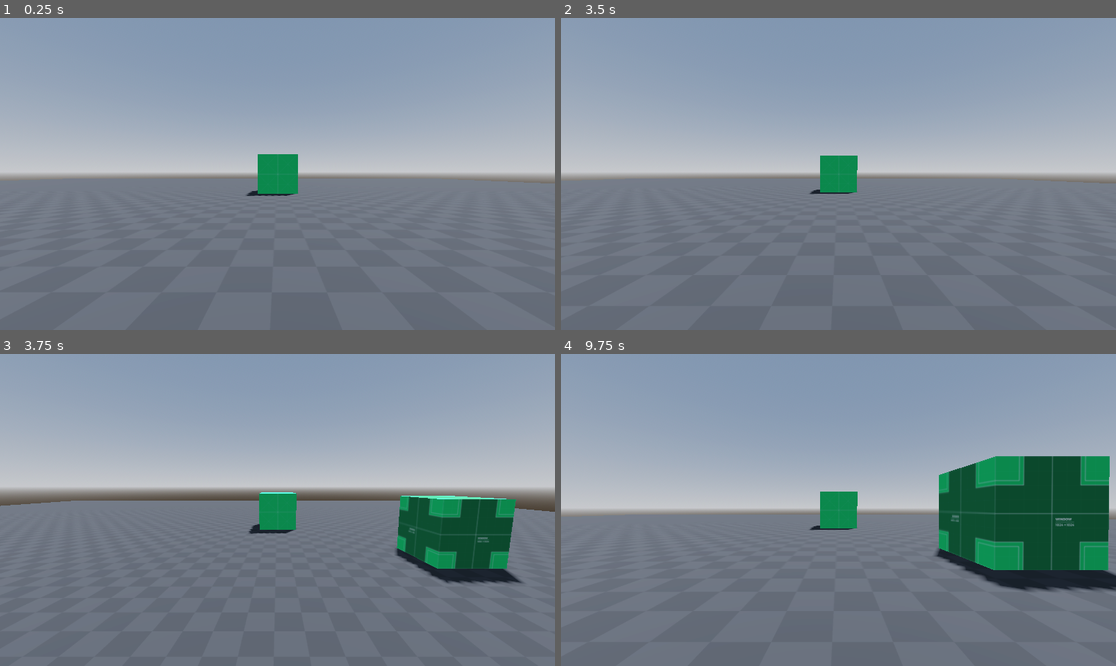
Above: before the commit, frames 1-4 (two rows, left to right).
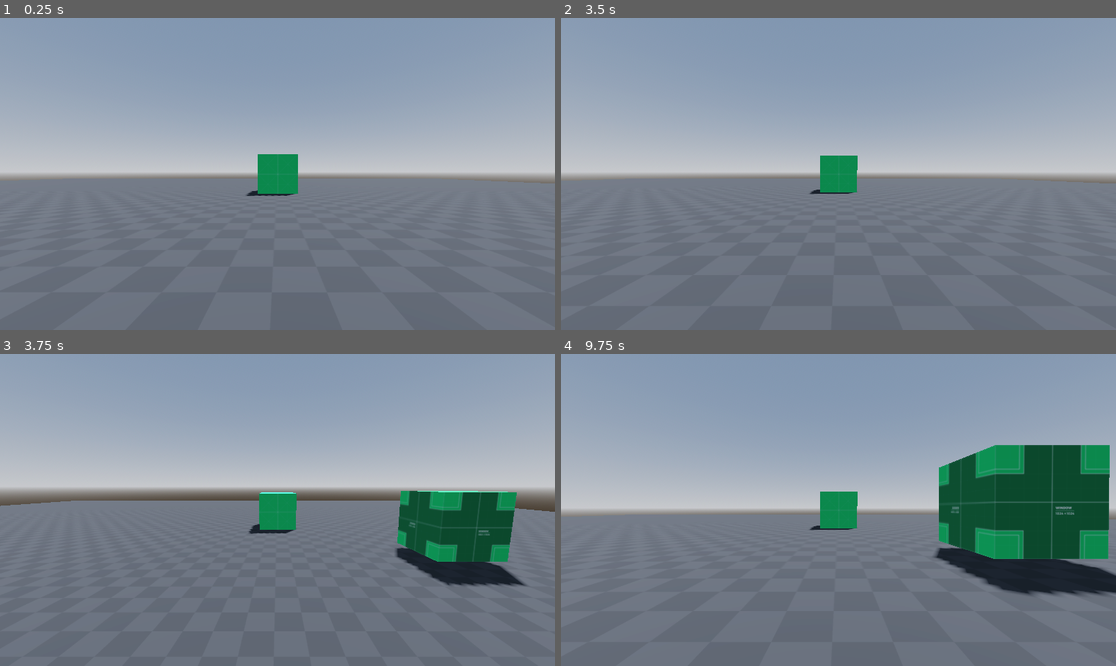
Above: after the commit, the same moments.

Repository: OscarPatchworth/BsOW
Game: Godot game, scene res://GodotExp.tscn
The game is run twice, just before and just after one commit, with the same random seed, the same clock (stepped at 60 frames per second) and the same inputs. The project has no main scene, so this scene is started directly.
Inputs (mouse positions are in pixels of both pictures, inside the frame that each line leads up to):
- Up to frame 1 (0.25 s): no input
- Up to frame 2 (3.5 s): tap Enter at 0.5, 2 s; move the mouse to (960, 158) at 0.52 s; hold Shift (shifting) 0.53-1.28 s; tap Space at 1.25, 2.75 s; move the mouse to (727, 189) at 1.27 s; tap S (cam_down) at 1.35 s; tap Shift (shifting) at 1.55, 3.05 s; move the mouse to (894, 105) at 2.02 s; hold Shift (shifting) 2.03-2.78 s; tap A (cam_left) at 2.1 s; move the mouse to (810, 236) at 2.77 s; tap D (cam_right) at 2.85 s
- Up to frame 3 (3.75 s): tap Enter at 3.5 s; move the mouse to (444, 556) at 3.52 s; hold Shift (shifting) from 3.53 s (still down); tap W (cam_up) at 3.6 s
- Up to frame 4 (9.75 s): tap Space at 4.25 s; move the mouse to (672, 463) at 4.27 s; release Shift (shifting) at 4.28 s; tap Mouse wheel up (cam_zoom_in) at 4.35 s; tap Shift (shifting) at 4.55, 5.3, 6.05, 7.35, 9.05 s; move the mouse to (866, 510) at 5.02 s; hold Mouse wheel down (cam_zoom_out) 5.03-5.78 s; move the mouse to (755, 432) at 5.77 s; click (755, 432) at 5.85 s; move the mouse to (960, 494) at 6.52 s; hold Shift (shifting) 6.53-7.28 s; move the mouse to (727, 525) at 7.27 s; move the mouse to (894, 441) at 8.02 s; hold Shift (shifting) 8.03-8.78 s; tap S (cam_down) at 8.1 s; move the mouse to (810, 572) at 8.77 s; tap A (cam_left) at 8.85 s; move the mouse to (1005, 556) at 9.52 s; hold Shift (shifting) from 9.53 s (still down); tap D (cam_right) at 9.6 s

Frames 1-2 are identical in both runs. In frame 3, 1.8% of the frame differs, in the area x 71-95%, y 43-75%; in frame 4, 4.1%, in the area x 67-100%, y 29-78%.

Commit message:
Added colour change on isPlaceable box if colliding

Diff:
--- a/Assest_Scenes/is_placeable_box.tscn
+++ b/Assest_Scenes/is_placeable_box.tscn
@@ -15,7 +15,7 @@
 [node name="isPlaceableBox" type="Node3D"]
 script = ExtResource("1_5udi3")
 isCollidingMaterial = ExtResource("2_vxif1")
-IsOpenMaterial = ExtResource("1_nelum")
+isOpenMaterial = ExtResource("1_nelum")
 
 [node name="MeshInstance3D" type="MeshInstance3D" parent="."]
 transform = Transform3D(1, 0, 0, 0, 1, 0, 0, 0, 1, 0, 0.5, 0)
--- a/Scripts/is_placeable_box.gd
+++ b/Scripts/is_placeable_box.gd
@@ -1,20 +1,26 @@
 extends Node3D
 
 @onready var mesh = $MeshInstance3D
-@export var isCollidingMaterial: CompressedTexture2D
-@export var IsOpenMaterial: CompressedTexture2D
+@export var isCollidingMaterial: Texture
+@export var isOpenMaterial: Texture
 
 
 # Called when the node enters the scene tree for the first time.
 func _ready() -> void:
-	pass # Replace with function body.
+	changeMaterial(isOpenMaterial)
 
 # Called every frame. 'delta' is the elapsed time since the previous frame.
 func _process(delta: float) -> void:
 	pass
 
 func _on_area_3d_body_entered(body: Node3D) -> void:
-	mesh.set_surface_override_material(4, isCollidingMaterial)
+	if body != $Area3D:
+		changeMaterial(isCollidingMaterial)
 
 func _on_area_3d_body_exited(body: Node3D) -> void:
-	mesh.set_surface_override_material(4, IsOpenMaterial)
+	changeMaterial(isOpenMaterial)
+
+func changeMaterial(img: Texture) -> void:
+	var material_one = mesh.get_surface_override_material(0)
+	material_one.albedo_texture = img
+	mesh.set_surface_override_material(0, material_one)
--- a/Scripts/user_controler.gd
+++ b/Scripts/user_controler.gd
@@ -50,6 +50,7 @@
 		CheckPlaceable = checkPlacementObj.instantiate()
 		owner.add_child(CheckPlaceable)
 		CheckPlaceable.position = result["position"]
+		CheckPlaceable.position.y = CheckPlaceable.position.y +0.1
 #
 func raycatIslnad() -> Dictionary:
 	#Get cam and world space init
@@ -81,5 +82,6 @@
 	var result = raycastPlaceable()
 	if result and obj: #if hits valid position
 		obj.position = result["position"]
+		CheckPlaceable.position.y = CheckPlaceable.position.y +0.1
 #
 #
Not shown, added: Assest_Scenes/is_8644.tmp
Not shown, added: Assest_Scenes/is_BAC2.tmp
Not shown, added: Assest_Scenes/is_E4C9.tmp
